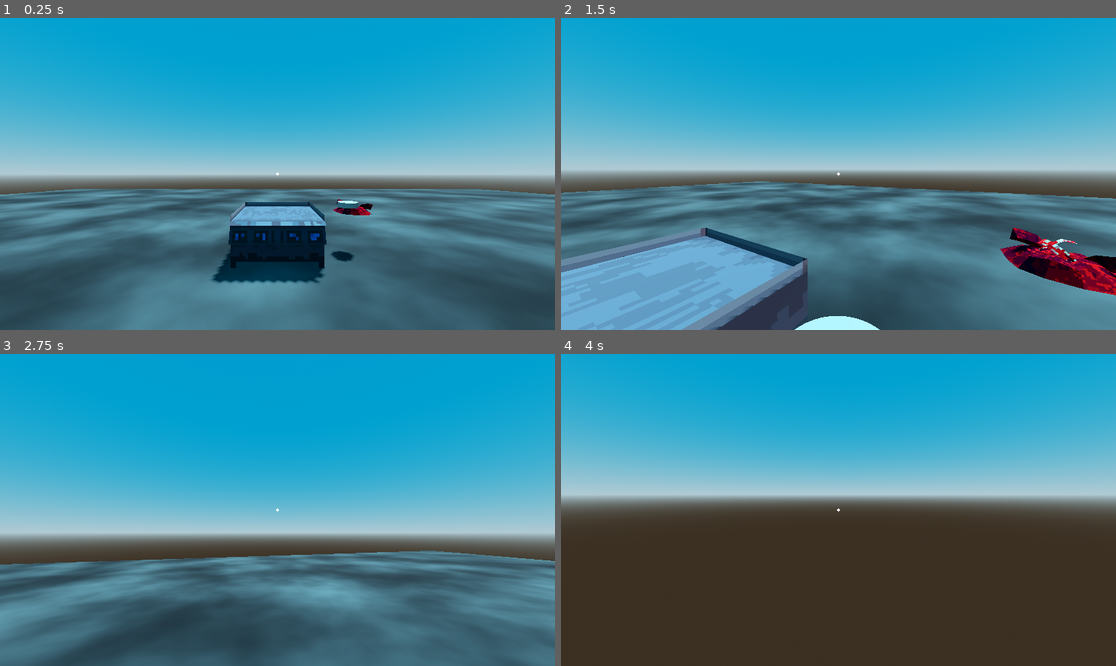
Above: before the commit, frames 1-4 (two rows, left to right).
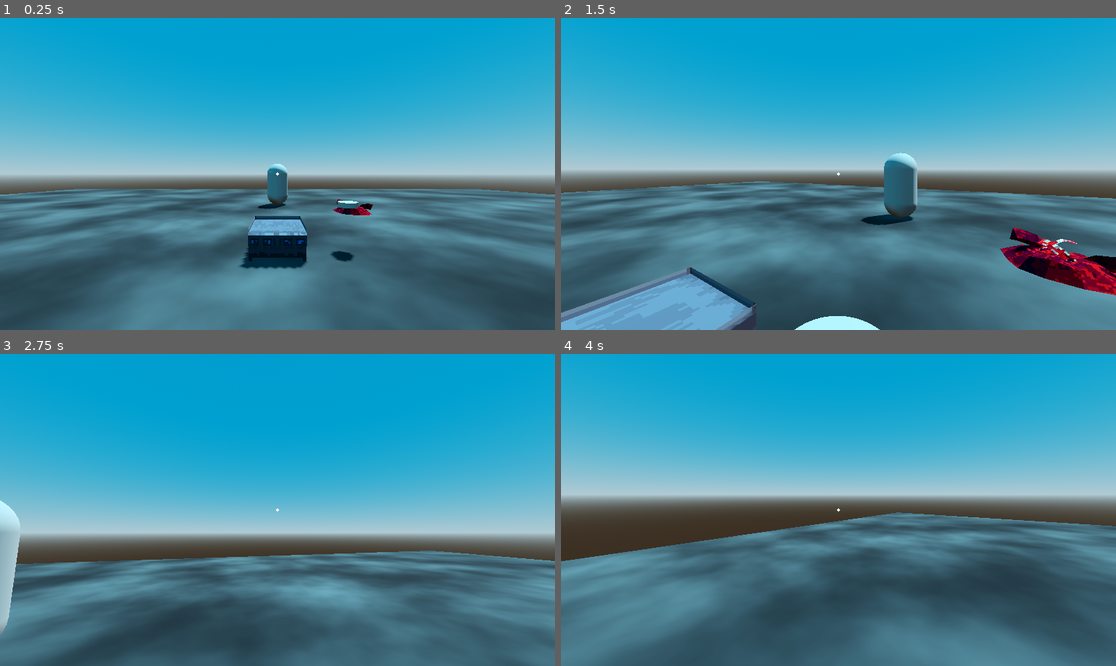
Above: after the commit, the same moments.

Repository: ZsoltHevesi/spooky-cooking-sim
Game: Godot game, scene res://3d_cooking/worlds/restaurant.tscn
The game is run twice, just before and just after one commit, with the same random seed, the same clock (stepped at 60 frames per second) and the same inputs.
Inputs (mouse positions are in pixels of both pictures, inside the frame that each line leads up to):
- Up to frame 1 (0.25 s): no input
- Up to frame 2 (1.5 s): tap Enter at 0.5 s; move the mouse to (866, 174) at 0.52 s; hold W (move_forward) from 0.53 s (still down); tap E (interact) at 0.6, 1.35 s; click (866, 174) at 0.67 s; move the mouse to (810, 174) at 1.27 s; click (810, 174) at 1.42 s
- Up to frame 3 (2.75 s): keep holding W (move_forward); tap Space at 2 s; move the mouse to (288, 503) at 2.02 s; tap E (interact) at 2.1 s; click (288, 503) at 2.17 s
- Up to frame 4 (4 s): keep holding W (move_forward); move the mouse to (832, 516) at 2.77 s; tap E (interact) at 2.85, 3.6 s; click (832, 516) at 2.92 s; move the mouse to (877, 513) at 3.52 s; click (877, 513) at 3.67 s

The runs differ from the first frame. In frame 1, 3.8% of the frame differs, in the area x 38-59%, y 46-86%; in frame 2, 9.1%; in frame 3, 0.9%; in frame 4, 44%, in the area x 0-100%, y 50-100%.

Commit message:
setting up the interactions

Diff:
--- a/3d_cooking/worlds/restaurant.tscn
+++ b/3d_cooking/worlds/restaurant.tscn
@@ -1,10 +1,11 @@
-[gd_scene load_steps=15 format=3 uid="uid://dlfrjnwd65y4m"]
+[gd_scene load_steps=16 format=3 uid="uid://dlfrjnwd65y4m"]
 
 [ext_resource type="PackedScene" uid="uid://i0wpxhmxkq6p" path="res://player/player.tscn" id="1_3xlh7"]
 [ext_resource type="PackedScene" uid="uid://t6g25kc7neum" path="res://_Scenes/burger_top_bun.tscn" id="1_hfn3w"]
 [ext_resource type="PackedScene" uid="uid://dkvtpsehkkh4g" path="res://_Scenes/stove.tscn" id="5_emdev"]
 [ext_resource type="Texture2D" uid="uid://da1ialtmpd7ys" path="res://_Assets/Objects/spookjam_meat_red.png" id="5_tu4q5"]
 [ext_resource type="ArrayMesh" uid="uid://bngvw3p5taqux" path="res://_Assets/Objects/spookjam_meat_pile_red.obj" id="6_2pidn"]
+[ext_resource type="PackedScene" uid="uid://ds310i3gdkayf" path="res://customers/customer.tscn" id="6_xdh2k"]
 
 [sub_resource type="ProceduralSkyMaterial" id="ProceduralSkyMaterial_80w24"]
 sky_top_color = Color(4.33177e-06, 0.483109, 0.689181, 1)
@@ -56,8 +57,6 @@
 transform = Transform3D(-0.866025, -0.433013, 0.25, 0, 0.5, 0.866025, -0.5, 0.75, -0.433013, 0, 0, 0)
 shadow_enabled = true
 
-[node name="CharacterBody3D" parent="." instance=ExtResource("1_3xlh7")]
-
 [node name="floor" type="MeshInstance3D" parent="."]
 mesh = SubResource("PlaneMesh_tbb2x")
 surface_material_override/0 = SubResource("StandardMaterial3D_5fmqy")
@@ -73,6 +72,10 @@
 material_override = SubResource("StandardMaterial3D_op6pl")
 mesh = ExtResource("6_2pidn")
 
-[node name="stove_prototype" parent="." instance=ExtResource("5_emdev")]
-transform = Transform3D(-6.55671e-08, 0, 1.5, 0, 1.5, 0, -1.5, 0, -6.55671e-08, 0, 0, -4)
-layers = 1
+[node name="customer" parent="." instance=ExtResource("6_xdh2k")]
+transform = Transform3D(1, 0, 0, 0, 1, 0, 0, 0, 1, 0, 1, -10)
+
+[node name="stove" parent="." instance=ExtResource("5_emdev")]
+transform = Transform3D(-4.37114e-08, 0, 1, 0, 1, 0, -1, 0, -4.37114e-08, 0, 0, -4)
+
+[node name="player" parent="." instance=ExtResource("1_3xlh7")]
--- a/_Scenes/stove.gd
+++ /dev/null
@@ -1,48 +0,0 @@
-extends StaticBody3D
-
-var grabbed_object = null
-var mouse = Vector2()
-const DIST = 1000
-const FIXED_Y = 1  # Set this to the desired Y position
-
-func use():
-	Input.mouse_mode = Input.MOUSE_MODE_VISIBLE
-
-func _process(delta: float) -> void:
-	if grabbed_object:
-		grabbed_object.position = get_grab_position()
-
-func _input(event: InputEvent) -> void:
-	if event is InputEventMouseMotion:
-		mouse = event.position
-	if event is InputEventMouseButton:
-		# Mouse pressed
-		if event.pressed and event.button_index == MOUSE_BUTTON_LEFT:
-			grabbed_object = get_grabbed_object(mouse)
-		# Mouse released
-		elif not event.pressed and event.button_index == MOUSE_BUTTON_LEFT:
-			grabbed_object = null
-
-func get_grabbed_object(mouse: Vector2):
-	var space = get_world_3d().direct_space_state
-	var start = get_viewport().get_camera_3d().project_ray_origin(mouse)
-	var end = get_viewport().get_camera_3d().project_ray_normal(mouse) * DIST + start
-	var params = PhysicsRayQueryParameters3D.new()
-	params.from = start
-	params.to = end
-
-	var result = space.intersect_ray(params)
-
-	if result.is_empty() == false:
-		return result.collider
-
-	return null
-
-func get_grab_position():
-	var start = get_viewport().get_camera_3d().project_ray_origin(mouse)
-	var direction = get_viewport().get_camera_3d().project_ray_normal(mouse)
-	var distance = (FIXED_Y - start.y) / direction.y
-	var pos = start + direction * distance
-	pos.y = FIXED_Y  # Lock the Y position
-
-	return pos
--- a/_Scenes/stove.tscn
+++ b/_Scenes/stove.tscn
@@ -1,8 +1,8 @@
 [gd_scene load_steps=6 format=3 uid="uid://dkvtpsehkkh4g"]
 
+[ext_resource type="Script" path="res://_Scripts/interactible.gd" id="1_oogef"]
 [ext_resource type="ArrayMesh" uid="uid://bins0jj5w5ep6" path="res://_Assets/Objects/Spookjam_Grill_Clean.obj" id="1_r1tfd"]
 [ext_resource type="Texture2D" uid="uid://pnw6ihra53u1" path="res://_Assets/Objects/Spookjam_Grill_clean.png" id="1_vs0ia"]
-[ext_resource type="Script" path="res://_Scenes/stove.gd" id="3_43lh2"]
 
 [sub_resource type="StandardMaterial3D" id="StandardMaterial3D_qax8x"]
 cull_mode = 2
@@ -12,16 +12,17 @@
 [sub_resource type="BoxShape3D" id="BoxShape3D_jtq5t"]
 size = Vector3(1, 0.5, 1)
 
-[node name="stove" type="MeshInstance3D"]
+[node name="stove" type="StaticBody3D"]
+collision_layer = 4
+collision_mask = 7
+script = ExtResource("1_oogef")
+reticle_text = "Stove"
+
+[node name="MeshInstance3D" type="MeshInstance3D" parent="."]
 layers = 2
 material_override = SubResource("StandardMaterial3D_qax8x")
 mesh = ExtResource("1_r1tfd")
 
-[node name="StaticBody3D" type="StaticBody3D" parent="." groups=["stove"]]
-collision_layer = 4
-collision_mask = 7
-script = ExtResource("3_43lh2")
-
-[node name="CollisionShape3D" type="CollisionShape3D" parent="StaticBody3D"]
+[node name="CollisionShape3D" type="CollisionShape3D" parent="."]
 transform = Transform3D(1, 0, 0, 0, 1, 0, 0, 0, 1, 0, 0.25, 0)
 shape = SubResource("BoxShape3D_jtq5t")
--- /dev/null
+++ b/_Scripts/interactible.gd
@@ -0,0 +1,7 @@
+extends CollisionObject3D
+class_name Interactible
+
+@export var reticle_text = "Interact"
+
+func interact(body):
+	print(body.name, " interacted with ", name)
--- /dev/null
+++ b/customers/customer.tscn
@@ -0,0 +1,9 @@
+[gd_scene load_steps=2 format=3 uid="uid://ds310i3gdkayf"]
+
+[sub_resource type="CapsuleMesh" id="CapsuleMesh_hjdef"]
+
+[node name="customer" type="Node3D"]
+transform = Transform3D(1, 0, 0, 0, 1, 0, 0, 0, 1, 0, 1, 0)
+
+[node name="MeshInstance3D" type="MeshInstance3D" parent="."]
+mesh = SubResource("CapsuleMesh_hjdef")
--- /dev/null
+++ b/player/hud.gd
@@ -0,0 +1,13 @@
+extends Control
+
+@onready var reticle_text: Label = $reticle_text
+
+
+# Called when the node enters the scene tree for the first time.
+func _ready() -> void:
+	pass # Replace with function body.
+
+
+# Called every frame. 'delta' is the elapsed time since the previous frame.
+func _process(delta: float) -> void:
+	pass
--- a/player/hud.tscn
+++ b/player/hud.tscn
@@ -1,6 +1,7 @@
-[gd_scene load_steps=2 format=3 uid="uid://c3xs4nkbjqfux"]
+[gd_scene load_steps=3 format=3 uid="uid://c3xs4nkbjqfux"]
 
 [ext_resource type="Script" path="res://player/reticle.gd" id="1_hncki"]
+[ext_resource type="Script" path="res://player/hud.gd" id="1_jd1kf"]
 
 [node name="HUD" type="Control"]
 layout_mode = 3
@@ -10,6 +11,7 @@
 grow_horizontal = 2
 grow_vertical = 2
 mouse_filter = 2
+script = ExtResource("1_jd1kf")
 
 [node name="reticle" type="CenterContainer" parent="."]
 layout_mode = 1
@@ -21,3 +23,18 @@
 grow_horizontal = 2
 grow_vertical = 2
 script = ExtResource("1_hncki")
+
+[node name="reticle_text" type="Label" parent="."]
+layout_mode = 1
+anchors_preset = 14
+anchor_top = 0.5
+anchor_right = 1.0
+anchor_bottom = 0.5
+offset_top = 60.0
+offset_bottom = 83.0
+grow_horizontal = 2
+grow_vertical = 2
+theme_override_font_sizes/font_size = 30
+text = "SampleText"
+horizontal_alignment = 1
+vertical_alignment = 1
--- a/player/interaction_raycast.gd
+++ b/player/interaction_raycast.gd
@@ -1,8 +1,10 @@
 extends RayCast3D
+@onready var hud: Control = $"../../../HUD"
 
 func _physics_process(delta):
+	hud.reticle_text.text = ""
 	if is_colliding():
-		if get_collider() is Node:
-			if get_collider().is_in_group("stove"):
-				if Input.is_action_just_released("interact"):
-					get_collider().use()
+		if get_collider() is Interactible:
+			hud.reticle_text.text = get_collider().reticle_text
+			if Input.is_action_just_pressed("interact"):
+				get_collider().interact(owner)
--- a/player/player.tscn
+++ b/player/player.tscn
@@ -8,7 +8,7 @@
 radius = 0.3
 height = 1.5
 
-[node name="CharacterBody3D" type="CharacterBody3D" node_paths=PackedStringArray("CAMERA_CONTROLLER")]
+[node name="player" type="CharacterBody3D" node_paths=PackedStringArray("CAMERA_CONTROLLER")]
 transform = Transform3D(1, 0, 0, 0, 1, 0, 0, 0, 1, 0, 0.75, 0)
 collision_layer = 2
 collision_mask = 5
@@ -26,6 +26,6 @@
 [node name="Camera3D" type="Camera3D" parent="camera_node"]
 
 [node name="interaction_raycast" type="RayCast3D" parent="camera_node/Camera3D"]
-target_position = Vector3(0, 0, -10)
-collision_mask = 2
+target_position = Vector3(0, 0, -4)
+collision_mask = 4
 script = ExtResource("3_tkynn")
